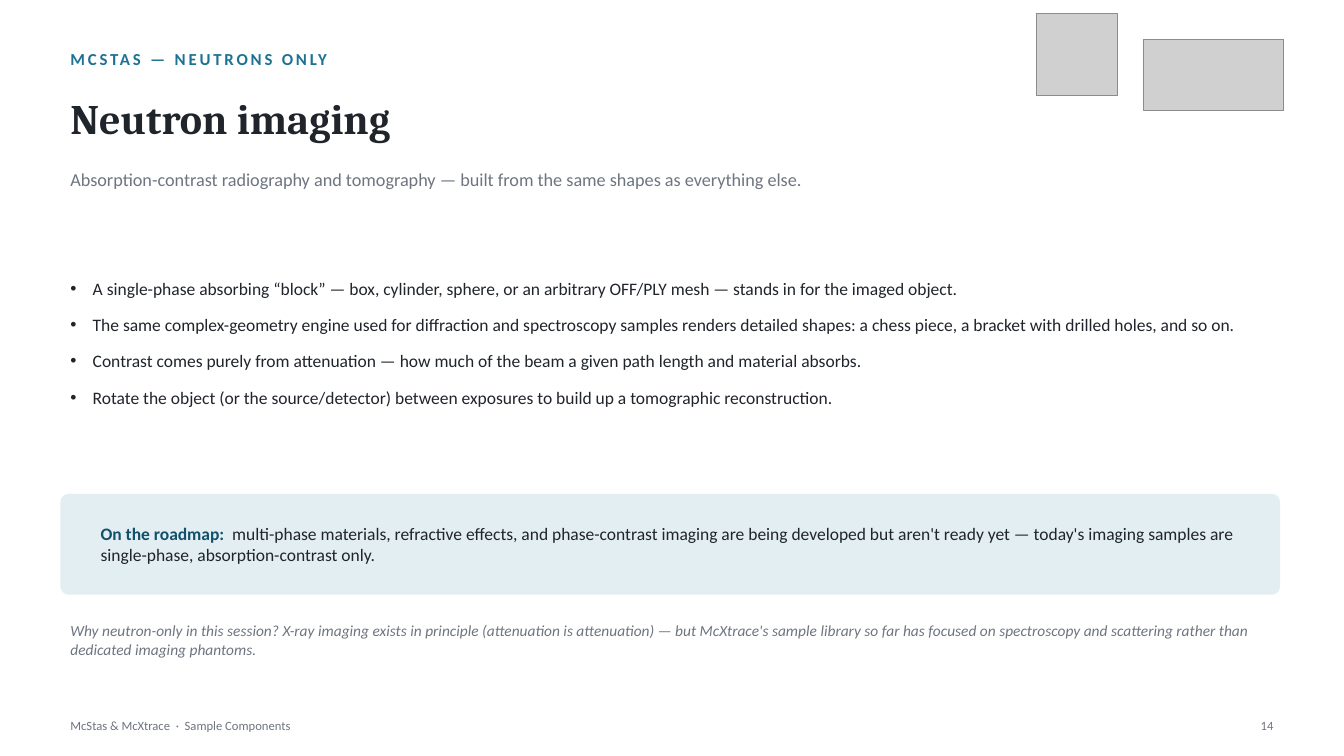
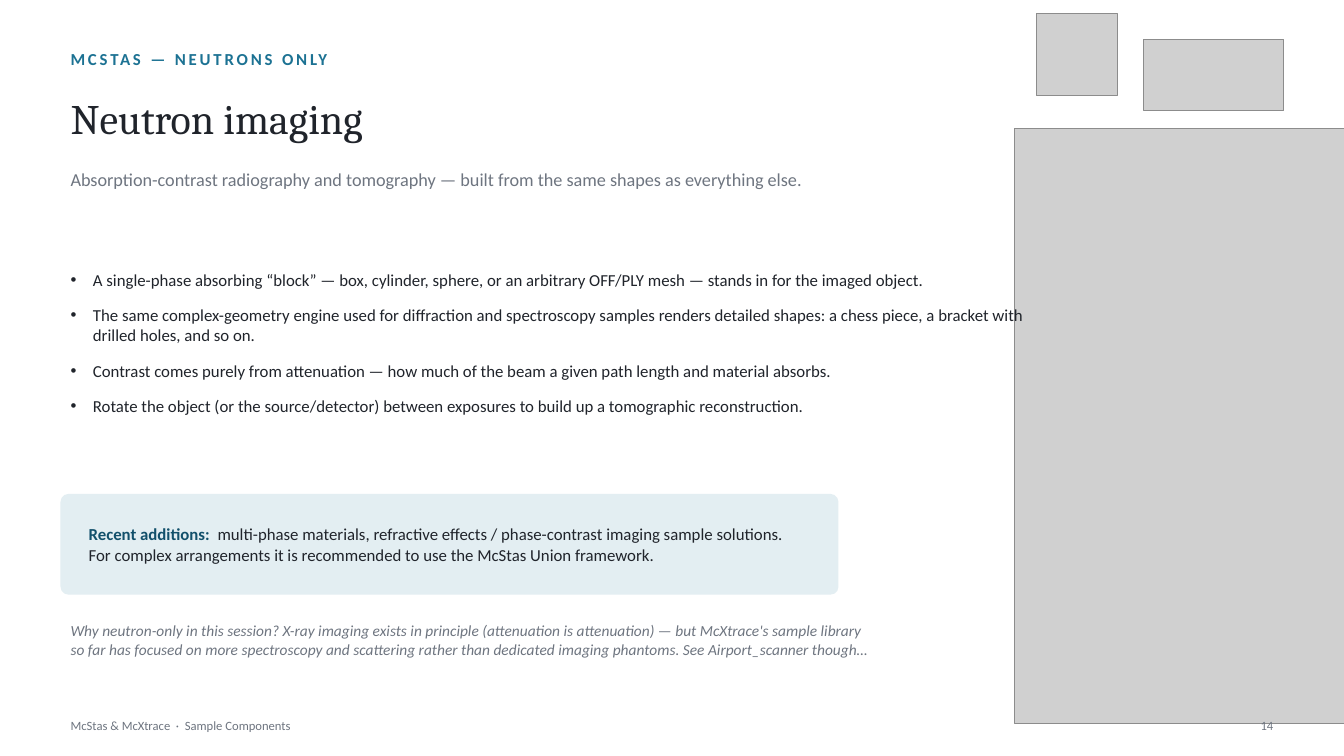
Before and after one commit to mccode-dev/PaNRAID, a slide deck: slide 15 of 23_September_Wednesday/McStas_McXtrace_Sample_Components.pptx (slide 14 before the commit). Drawn at 1344x756 pixels with LibreOffice and Linux fonts; fonts in the diff are those of the drawing; grey boxes stand for pictures. Boxes give left, top, right and bottom in pixels: in the first picture for what was removed or moved away, otherwise in the second. Text is boxed around its words. In the diff, an @@ line names an element or a change of style, - is before the commit and + after.

```diff
--- a/23_September_Wednesday/McStas_McXtrace_Sample_Components.pptx
+++ b/23_September_Wednesday/McStas_McXtrace_Sample_Components.pptx
@@ text "MCSTAS — NEUTRONS ONLY" rewrapped from (341, 549, 375, 564) to (102, 550, 526, 639) @@
@@ text "Neutron imaging" at (71, 106, 362, 144): bold off @@
@@ picture added at (1015, 129, 1344, 725) @@
@@ text "A single-phase absorbing “block” — ...": place and size @@
-text "A single-phase absorbing “block” — ..." at (93, 282, 1234, 407)
+text "A single-phase absorbing “block” — ..." at (93, 274, 1022, 415)
@@ text "A single-phase absorbing “block” — ..." at (93, 274, 1022, 415): size 12.5 to 12 pt @@
@@ rounded rectangle: place and size @@
-rounded rectangle at (60, 494, 1280, 595)
+rounded rectangle at (60, 494, 839, 595)
@@ text added at (89, 528, 783, 564), 12 pt, text #20242B @@
+Recent additions: multi-phase materials, refractive effects / phase-contrast imaging sample solutions.
+For complex arrangements it is recommended to use the McStas Union framework.
@@ text removed at (101, 527, 1233, 564) @@
-On the roadmap: multi-phase materials, refractive effects, and phase-contrast imaging are being developed but aren't ready yet — today's imaging samples are single-phase, absorption-contrast only.
@@ text at (71, 625, 867, 658): text changed @@
-Why neutron-only in this session? X-ray imaging exists in principle (attenuation is attenuation) — but McXtrace's sample library so far has focused on spectroscopy and scattering rather than dedicated imaging phantoms.
+Why neutron-only in this session? X-ray imaging exists in principle (attenuation is attenuation) — but McXtrace's sample library
+so far has focused on more spectroscopy and scattering rather than dedicated imaging phantoms. See Airport_scanner though…
```
Also in this commit, not shown: 17 other slides changed, 1 slide added, 1 other file.
